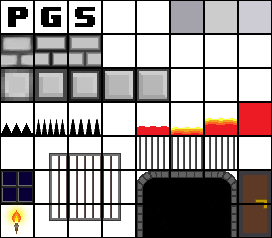
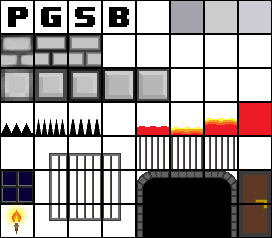
Layer changes from the first 272x238 image to the second:
added layer "B" in group "Spawn Points" over 109, 7, 129, 27
